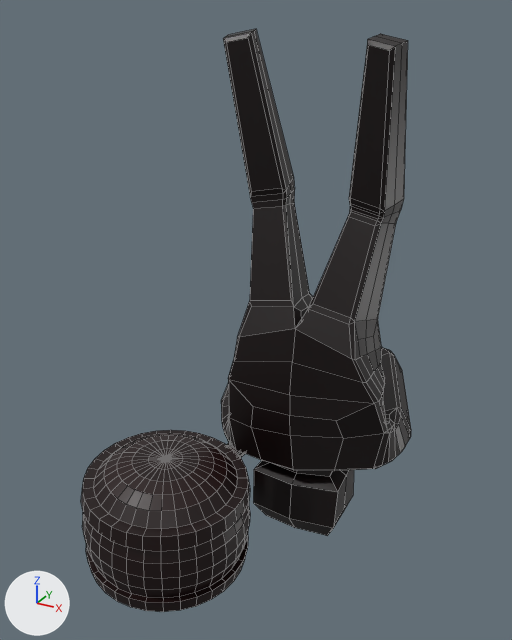
The OBJ model Tools/rasterizer/data/character_000034.obj as it was, and as the next commit left it.
Rendered twice from a camera (50 mm lens) standing at (3.0, -6.79, 4.28) and looking at (-0.81, 0.14, 0.82). The axes (+X, +Y, +Z) are drawn at lower left. The lights are the same throughout. The older version comes first. Mesh edges are drawn as thin lines. Objects named as collision shapes, trigger or cutter boxes, shadow casters or lower levels of detail are left out. Where no turn or scale is listed for an object, it has been applied to the vertices.

In view in the first picture: 'Icosphere', 'character'.
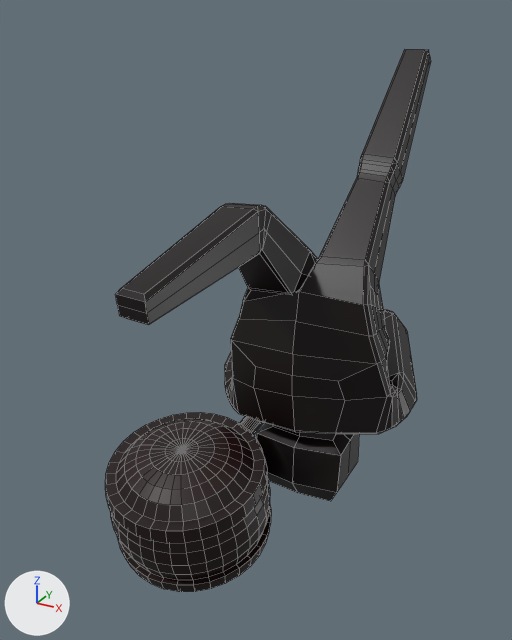
Where the change shows, as pixel boxes (x1, y1, x2, y2) in the pictures (512 x 640 px):
'character', reshaped (66% wider, 11% shorter): before (221, 29, 411, 536); after (115, 49, 431, 501)
'Icosphere', reshaped: before (81, 430, 250, 612); after (105, 412, 271, 592)

Diff of the bpy script that builds the scene:
```diff
--- a/Tools/rasterizer/data/character_000034.obj.py
+++ b/Tools/rasterizer/data/character_000034.obj.py
@@ me_character @@
 # used by ob_character; location = (0.0, 0.0, 0.0)
-me_character.from_pydata(...)  # 511 vertices, 554 faces; spans x -1.26..1.12, y -0.58..1.97, z -1.66..4.09
+me_character.from_pydata(...)  # 511 vertices, 554 faces; spans x -1.23..1.14, y -2.8..2.23, z -1.19..3.83
+# me_character part 1: 511 of 511 vertices moved; they spanned x -1.26..1.12, y -0.58..1.97, z -1.66..4.09 and now span x -1.23..1.14, y -2.8..2.23, z -1.19..3.83; mean shift (0.02, 0.02, 0.36)
 me_character.materials.append(mat_color_1)
@@ me_icosphere @@
 # used by ob_icosphere; location = (0.0, 0.0, 0.0)
-me_icosphere.from_pydata(...)  # 674 vertices, 674 faces; spans x -1.91..-0.04, y -2.55..3.58, z -1.72..-0.14
+me_icosphere.from_pydata(...)  # 674 vertices, 674 faces; spans x -1.85..0.01, y -2.21..3.88, z -1.76..0.25
+# me_icosphere part 2: the whole mesh is multiplied about its middle by the matrix ((1.0, 0.004, -0.023), (-0.007, 0.984, -0.176), (0.022, 0.176, 0.984)), then moved by (0.06, 0.36, 0.37)
 me_icosphere.materials.append(mat_color_2)
```
